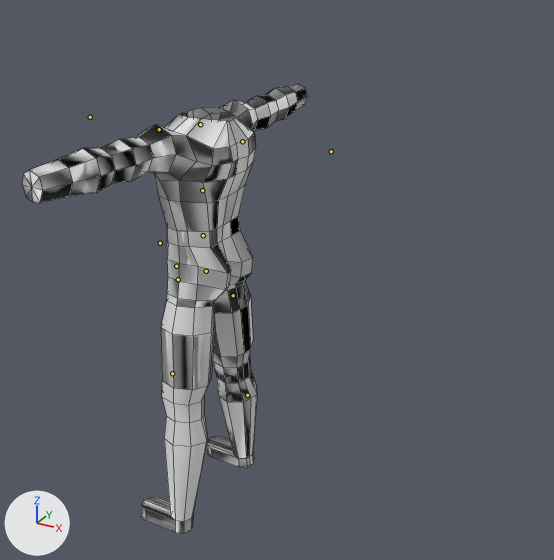
One commit to the FBX model Assets/fbx/flint.fbx: the scene before it, then after it.
Both versions are drawn from a camera (50 mm lens) standing at (43.2, -62.0, 36.5) and looking at (6.3, 5.1, 3.0). The lights are fixed; the arrows at lower left show +X, +Y and +Z. The bones that bend it are drawn over the model as lines. Mesh edges are drawn as thin lines.

In view in the first picture: 'Lopoly'.
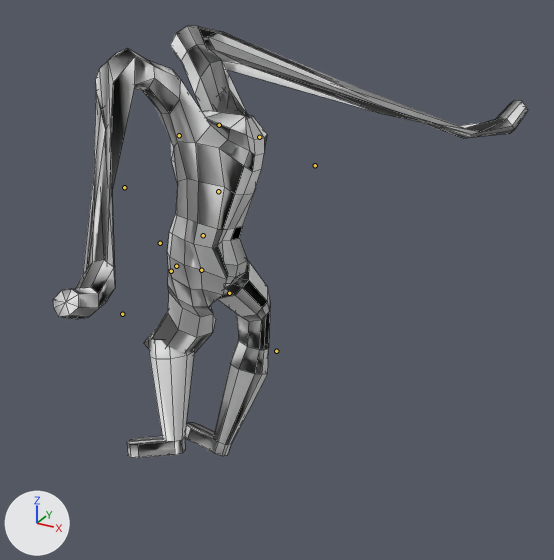
The newer file adds an action. The first version stands in its rest pose; the second is drawn at frame 2 of the action 'ArmatureAction'.

Edits to the scene script, one JSON object a line:
```json
{"block": "bone_spine2", "where": "bone_spine2 = bpy.data.objects['Armature'].pose.bones['Spine2']  # child of 'Handler'"}
{"op": "set", "path": "bone_spine2.rotation_quaternion", "old": "(1.0, 0.0, 0.0, 0.0)", "new": "(0.982, 0.019, -0.16, 0.102)", "note": "degrees (0, 0, 0) -> degrees (0, -18, 12)"}
{"block": "bone_spine3", "where": "bone_spine3 = bpy.data.objects['Armature'].pose.bones['Spine3']  # child of 'Spine2'"}
{"op": "set", "path": "bone_spine3.rotation_quaternion", "old": "(1.0, 0.0, 0.0, 0.0)", "new": "(0.986, -0.043, 0.048, -0.152)", "note": "degrees (0, 0, 0) -> degrees (-6, 5, -18)"}
{"block": "bone_uarm_l", "where": "bone_uarm_l = bpy.data.objects['Armature'].pose.bones['UArm_L']  # child of 'Shoulder_L'"}
{"op": "set", "path": "bone_uarm_l.rotation_quaternion", "old": "(1.0, 0.0, 0.0, 0.0)", "new": "(0.929, 0.121, 0.349, 0.009)", "note": "degrees (0, 0, 0) -> degrees (18, 40, 8)"}
{"block": "bone_larm_l", "where": "bone_larm_l = bpy.data.objects['Armature'].pose.bones['LArm_L']  # child of 'UArm_L'"}
{"op": "set", "path": "bone_larm_l.rotation_quaternion", "old": "(1.0, 0.0, 0.0, 0.0)", "new": "(0.646, 0.004, -0.748, 0.153)", "note": "degrees (0, 0, 0) -> degrees (62, -105, -49)"}
{"block": "bone_uarm_r", "where": "bone_uarm_r = bpy.data.objects['Armature'].pose.bones['UArm_R']  # child of 'Shoulder_R'"}
{"op": "set", "path": "bone_uarm_r.rotation_quaternion", "old": "(1.0, 0.0, 0.0, 0.0)", "new": "(0.74, 0.207, 0.392, 0.505)", "note": "degrees (0, 0, 0) -> degrees (49, 22, 79)"}
{"block": "bone_larm_r", "where": "bone_larm_r = bpy.data.objects['Armature'].pose.bones['LArm_R']  # child of 'UArm_R'"}
{"op": "set", "path": "bone_larm_r.rotation_quaternion", "old": "(1.0, 0.0, 0.0, 0.0)", "new": "(0.16, 0.289, 0.835, 0.441)", "note": "degrees (0, 0, 0) -> degrees (124, 1, 141)"}
{"block": "bone_spine1", "where": "bone_spine1 = bpy.data.objects['Armature'].pose.bones['Spine1']  # child of 'Handler'"}
{"op": "set", "path": "bone_spine1.rotation_quaternion", "old": "(1.0, 0.0, 0.0, 0.0)", "new": "(0.998, 0.002, 0.064, -0.001)", "note": "degrees (0, 0, 0) -> degrees (0, 7, 0)"}
{"block": "bone_hip_r", "where": "bone_hip_r = bpy.data.objects['Armature'].pose.bones['Hip_R']  # child of 'Spine1'"}
{"op": "set", "path": "bone_hip_r.rotation_quaternion", "old": "(1.0, 0.0, 0.0, 0.0)", "new": "(0.996, 0.004, -0.088, -0.016)", "note": "degrees (0, 0, 0) -> degrees (1, -10, -2)"}
{"block": "bone_uleg_r", "where": "bone_uleg_r = bpy.data.objects['Armature'].pose.bones['ULeg_R']  # child of 'Hip_R'"}
{"op": "set", "path": "bone_uleg_r.rotation_quaternion", "old": "(1.0, 0.0, 0.0, 0.0)", "new": "(0.952, 0.051, 0.297, -0.045)", "note": "degrees (0, 0, 0) -> degrees (5, 35, -4)"}
{"block": "bone_lleg_r", "where": "bone_lleg_r = bpy.data.objects['Armature'].pose.bones['LLeg_R']  # child of 'ULeg_R'"}
{"op": "set", "path": "bone_lleg_r.rotation_quaternion", "old": "(1.0, 0.0, 0.0, 0.0)", "new": "(0.842, -0.064, -0.535, -0.036)", "note": "degrees (0, 0, 0) -> degrees (-9, -65, 1)"}
{"block": "bone_hip_l", "where": "bone_hip_l = bpy.data.objects['Armature'].pose.bones['Hip_L']  # child of 'Spine1'"}
{"op": "set", "path": "bone_hip_l.rotation_quaternion", "old": "(1.0, 0.0, 0.0, 0.0)", "new": "(0.999, -0.002, -0.045, -0.001)", "note": "degrees (0, 0, 0) -> degrees (0, -5, 0)"}
{"block": "bone_uleg_l", "where": "bone_uleg_l = bpy.data.objects['Armature'].pose.bones['ULeg_L']  # child of 'Hip_L'"}
{"op": "set", "path": "bone_uleg_l.rotation_quaternion", "old": "(1.0, 0.0, 0.0, 0.0)", "new": "(0.871, -0.418, 0.205, -0.159)", "note": "degrees (0, 0, 0) -> degrees (-54, 13, -27)"}
{"block": "bone_lleg_l", "where": "bone_lleg_l = bpy.data.objects['Armature'].pose.bones['LLeg_L']  # child of 'ULeg_L'"}
{"op": "set", "path": "bone_lleg_l.rotation_quaternion", "old": "(1.0, 0.0, 0.0, 0.0)", "new": "(0.889, 0.127, -0.426, 0.109)", "note": "degrees (0, 0, 0) -> degrees (12, -52, 8)"}
```

Pixel boxes (x1, y1, x2, y2) of what changed, in the pictures (554 x 560 px):
```json
{"object": "Lopoly", "change": "posed", "before": [22, 84, 307, 534], "after": [53, 26, 528, 458], "on screen": "66% wider"}
{"bone": "Spine2", "before": "(203, 235) to (203, 235)", "after": "(203, 235) to (203, 236)"}
{"bone": "Spine3", "before": "(202, 190) to (203, 190)", "after": "(218, 191) to (219, 191)"}
{"bone": "UArm_L", "before": "(159, 129) to (158, 129)", "after": "(179, 135) to (178, 135)"}
{"bone": "LArm_L", "before": "(90, 117) to (89, 117)", "after": "(124, 187) to (124, 187)"}
{"bone": "UArm_R", "before": "(242, 141) to (243, 141)", "after": "(259, 137) to (259, 136)"}
{"bone": "LArm_R", "before": "(331, 151) to (331, 151)", "after": "(315, 165) to (315, 165)"}
{"bone": "Hip_R", "before": "(206, 271) to (206, 271)", "after": "(201, 270) to (201, 270)"}
{"bone": "ULeg_R", "before": "(233, 295) to (234, 295)", "after": "(229, 293) to (230, 293)"}
{"bone": "LLeg_R", "before": "(247, 395) to (248, 395)", "after": "(276, 351) to (277, 351)"}
{"bone": "Hip_L", "before": "(206, 271) to (205, 271)", "after": "(201, 270) to (201, 270)"}
{"bone": "ULeg_L", "before": "(178, 279) to (179, 279)", "after": "(171, 271) to (172, 271)"}
{"bone": "LLeg_L", "before": "(172, 373) to (173, 374)", "after": "(122, 314) to (123, 314)"}
```
